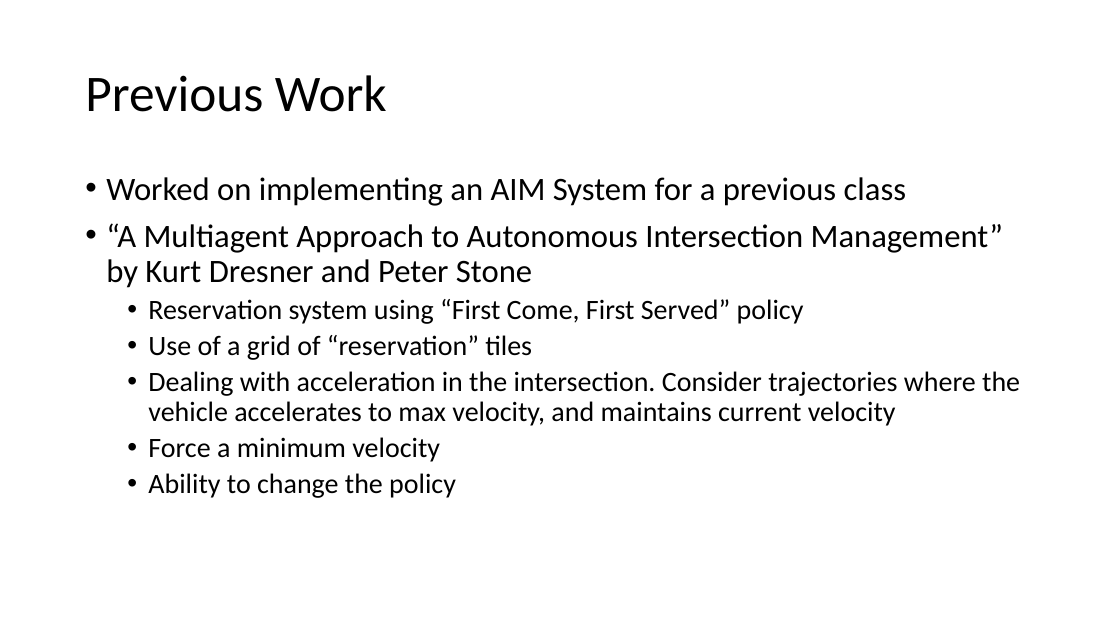
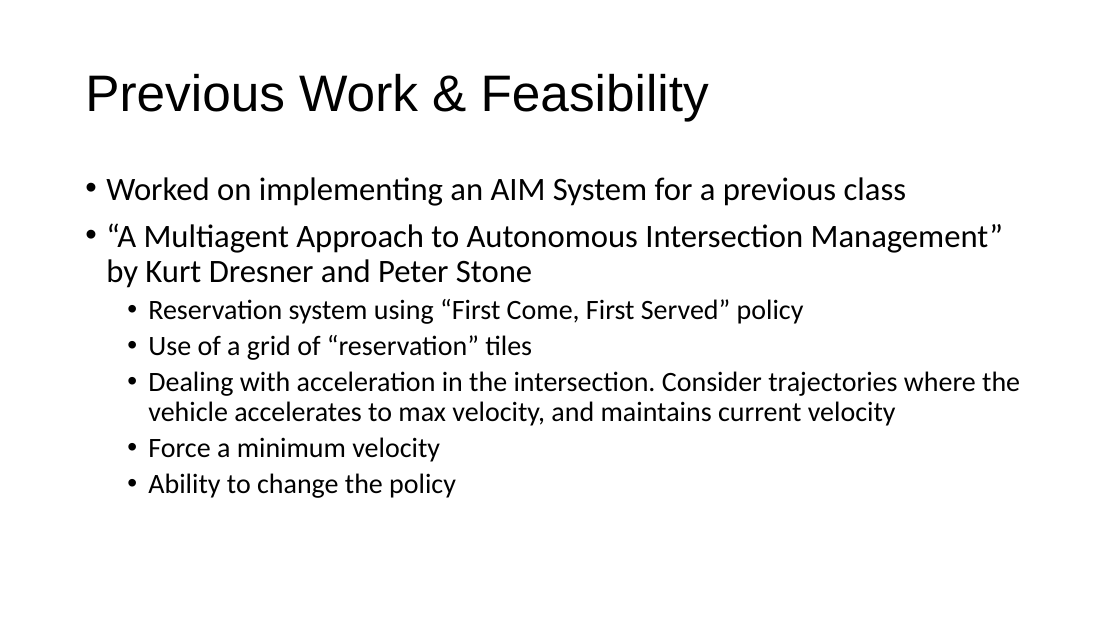
Before and after one commit to adfayed/aim_ros, a slide deck: slide 3 of Project Proposal.pptx (slide 4 before the commit). Drawn at 1120x630 pixels with LibreOffice and Linux fonts; fonts in the diff are those of the drawing. Boxes give left, top, right and bottom in pixels: in the first picture for what was removed or moved away, otherwise in the second. Text is boxed around its words. In the diff, an @@ line names an element or a change of style, - is before the commit and + after.

```diff
--- a/Project Proposal.pptx
+++ b/Project Proposal.pptx
@@ title at (85,73,709,121): text changed; font Calibri to Arial @@
-Previous Work
+Previous Work & Feasibility
```
Also in this commit, not shown: 4 other slides changed, 1 slide added, 1 slide removed.
